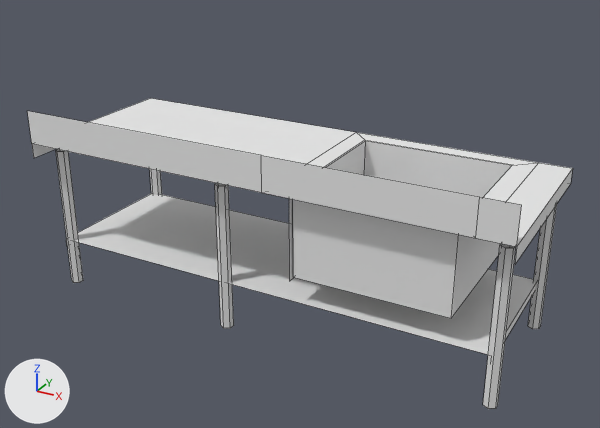
Two versions of the OBJ model Unity Project/Assets/Models/Environment/Jail/kitchensink.obj, one commit apart.
Before and after are seen from a 50 mm camera at (5.01, -8.78, 5.79) aimed at (0.23, -0.09, 1.45). Lighting does not change. The marker at lower left points along +X, +Y and +Z. Mesh edges are drawn as thin lines. Where no turn or scale is listed for an object, it has been applied to the vertices. Vertices at the same position are counted once.

The first picture shows 'Cube.001_Cube'.
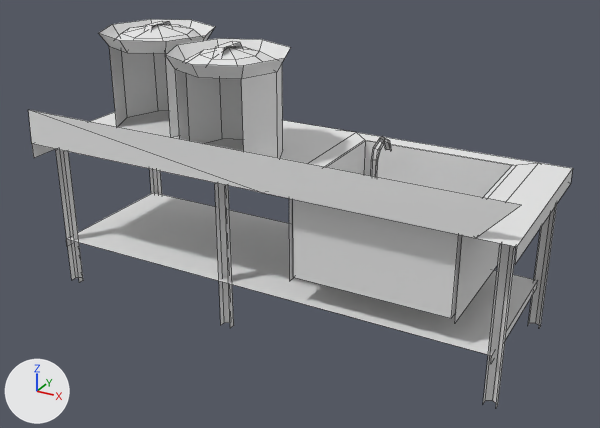
Changed parts and their boxes [x1, y1, x2, y2] in the pictures (600 x 428 px; the box of a moved part takes in the faces that stretch with it):
'Cube.001_Cube', reshaped (25% taller)
    before: [27, 98, 573, 409]
    after: [28, 19, 573, 407]
part 1 of me_cube_001_cube, added
    after: [99, 19, 215, 137]
part 2 of me_cube_001_cube, added
    after: [165, 38, 291, 158]
part 3 of me_cube_001_cube, added
    after: [371, 136, 392, 177]
part 4 of me_cube_001_cube, moved or reshaped
    before: [27, 111, 573, 409]
    after: [28, 20, 573, 323]

Patch to the scene script:
```diff
--- a/Unity Project/Assets/Models/Environment/Jail/kitchensink.obj.py
+++ b/Unity Project/Assets/Models/Environment/Jail/kitchensink.obj.py
@@ mat_none_none @@
+mat_none_none = principled_material('None_NONE')
+mat_none_none.base_color = (0.8, 0.8, 0.8)  # white #e7e7e7
+mat_none_none.roughness = 1.0
@@ me_cube_001_cube @@
 # used by ob_cube_001_cube; location = (0.0, 0.0, 0.0)
-me_cube_001_cube.from_pydata(...)  # 112 vertices, 61 faces; spans x -3.21..3.31, y -1.26..1.26, z 0.01..2.65
+me_cube_001_cube.from_pydata(...)  # 209 vertices, 135 faces; spans x -3.21..3.31, y -1.26..1.26, z 0.01..3.62
+# me_cube_001_cube part 1: a new loose piece of 32 vertices spanning x -3.0..-1.41, y -0.49..1.1, z 2.2..3.61, in mat_none_none (white #e7e7e7)
+# me_cube_001_cube part 2: a new loose piece of 32 vertices spanning x -1.4..0.16, y -1.11..0.45, z 2.2..3.58, in mat_none_none (white #e7e7e7)
+# me_cube_001_cube part 3: a new loose piece of 31 vertices spanning x 1.68..1.75, y -1.17..-0.75, z 2.19..3.0, in mat_none_none (white #e7e7e7)
+# me_cube_001_cube part 4
+# 17 vertices are removed from x -3.21..3.14, y -1.26..1.26, z 0.01..2.65
+# 20 faces are deleted
+# 19 vertices are added at x -3.2..2.69, y -1.24..0.56, z 1.01..3.62
+# 8 new faces join them, mat_none (white #e7e7e7)
+# 6 new faces join them, mat_none_none (white #e7e7e7)
 me_cube_001_cube.materials.append(mat_none)
+me_cube_001_cube.materials.append(mat_none_none)  # white #e7e7e7
```
